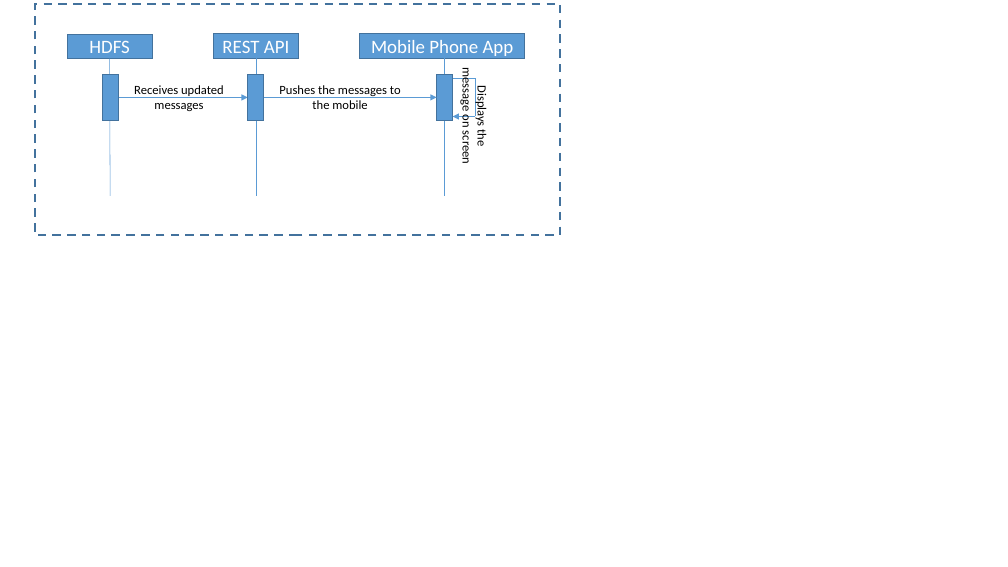
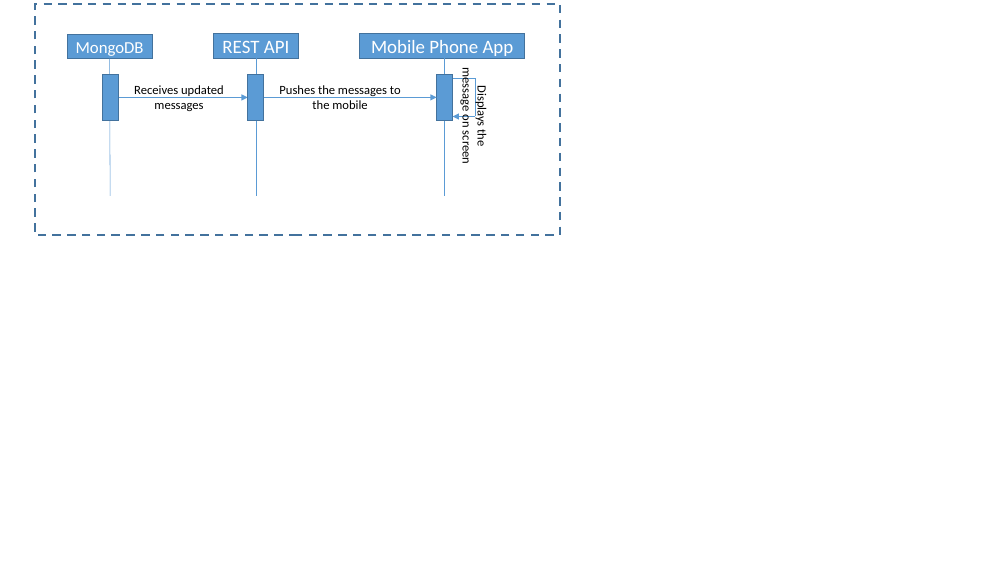
Before and after one commit to npdarsiniOrg/Intuitive-Detective-System, a slide deck: slide 5 of Documentation/Architecture.pptx. Drawn at 1008x567 pixels with LibreOffice and Linux fonts; fonts in the diff are those of the drawing. Boxes give left, top, right and bottom in pixels: in the first picture for what was removed or moved away, otherwise in the second. Text is boxed around its words. In the diff, an @@ line names an element or a change of style, - is before the commit and + after.

```diff
--- a/Documentation/Architecture.pptx
+++ b/Documentation/Architecture.pptx
@@ text in rectangle at box(76, 42, 144, 56): text changed; size 18 to 16 pt @@
-HDFS
+MongoDB
```
Also in this commit, not shown: 4 other slides changed, 2 other files.
